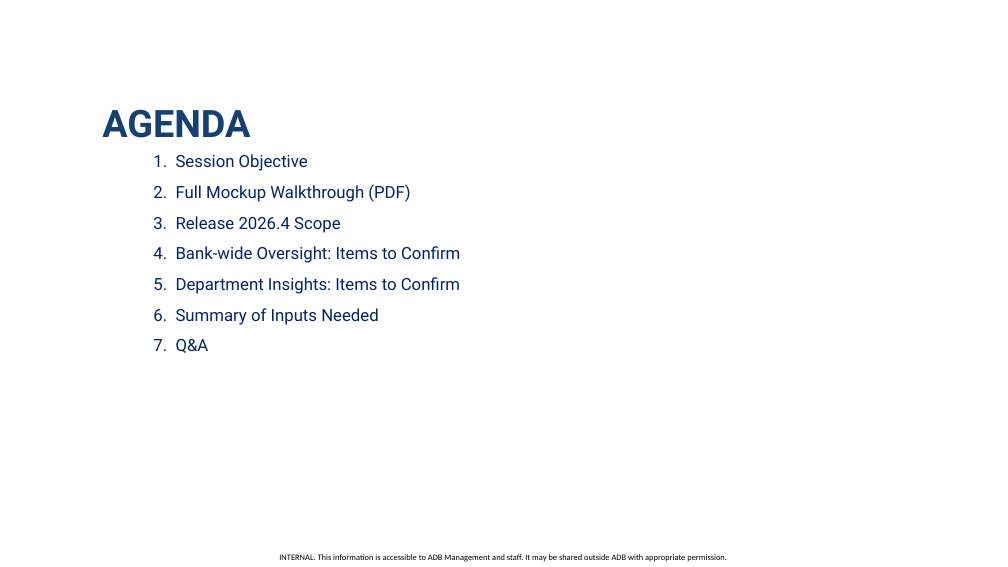
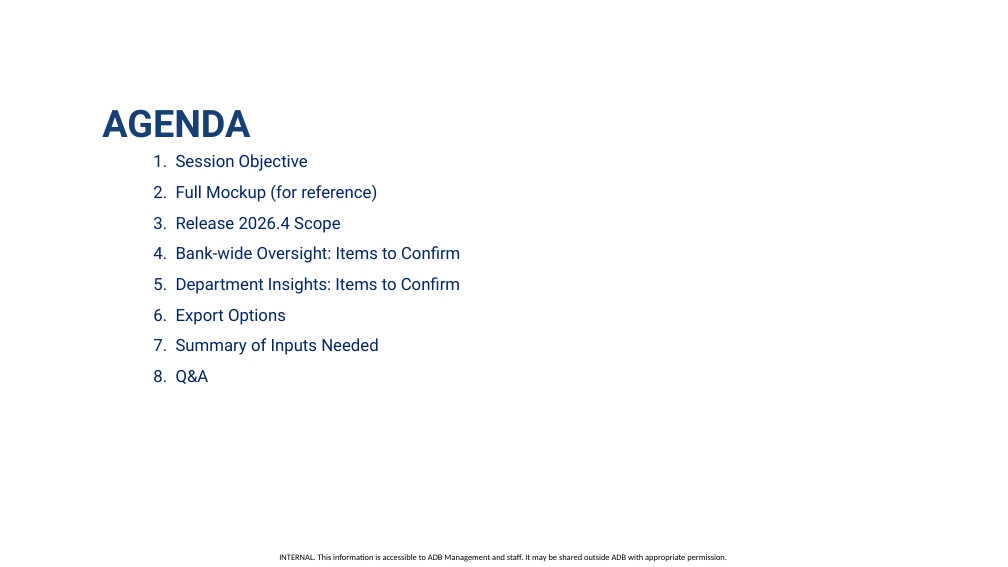
Before and after one commit to perezfiles01-droid/Jim, a slide deck: slide 2 of EDRMS_R2026.4_Requirements_Reconfirmation.pptx. Drawn at 1008x567 pixels with LibreOffice and Linux fonts; fonts in the diff are those of the drawing; background and template pictures are left out. Boxes give left, top, right and bottom in pixels: in the first picture for what was removed or moved away, otherwise in the second. Text is boxed around its words. In the diff, an @@ line names an element or a change of style, - is before the commit and + after.

```diff
--- a/EDRMS_R2026.4_Requirements_Reconfirmation.pptx
+++ b/EDRMS_R2026.4_Requirements_Reconfirmation.pptx
@@ text at (153, 184, 377, 202): text changed @@
-2. Full Mockup Walkthrough (PDF)
+2. Full Mockup (for reference)
@@ text at (153, 309, 378, 384): text changed @@
-6. Summary of Inputs Needed
-7. Q&A
+6. Export Options
+7. Summary of Inputs Needed
+8. Q&A
```
Also in this commit, not shown: 3 other slides changed, 1 slide added.
